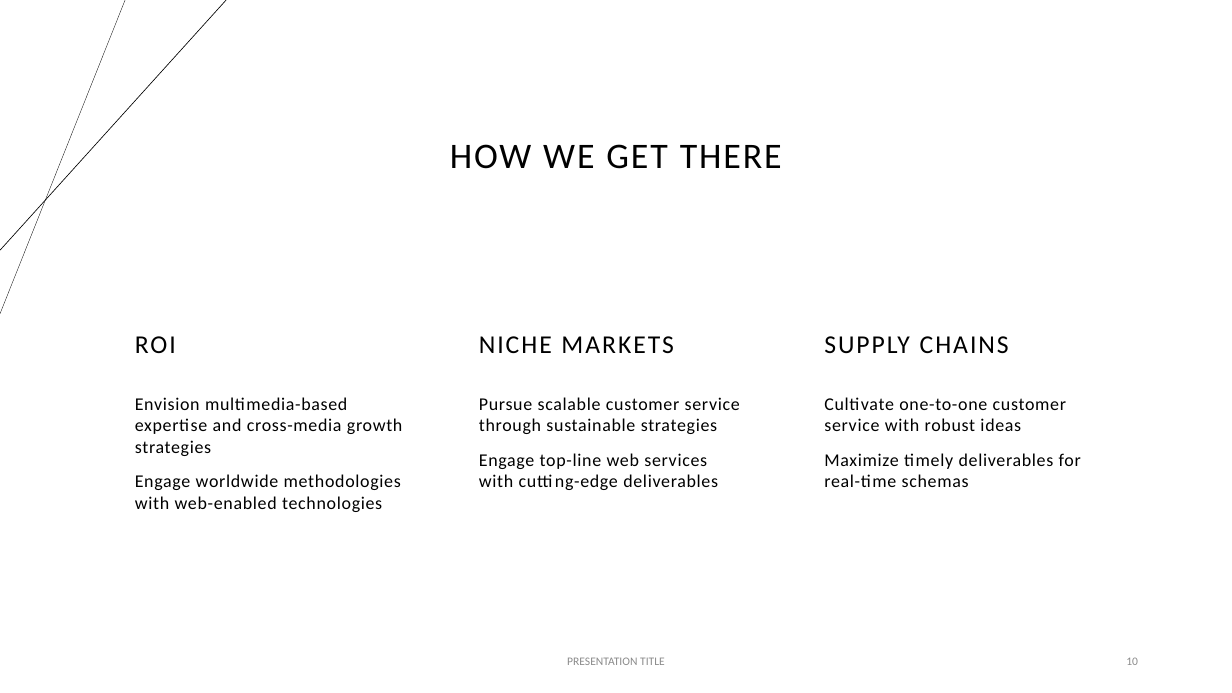
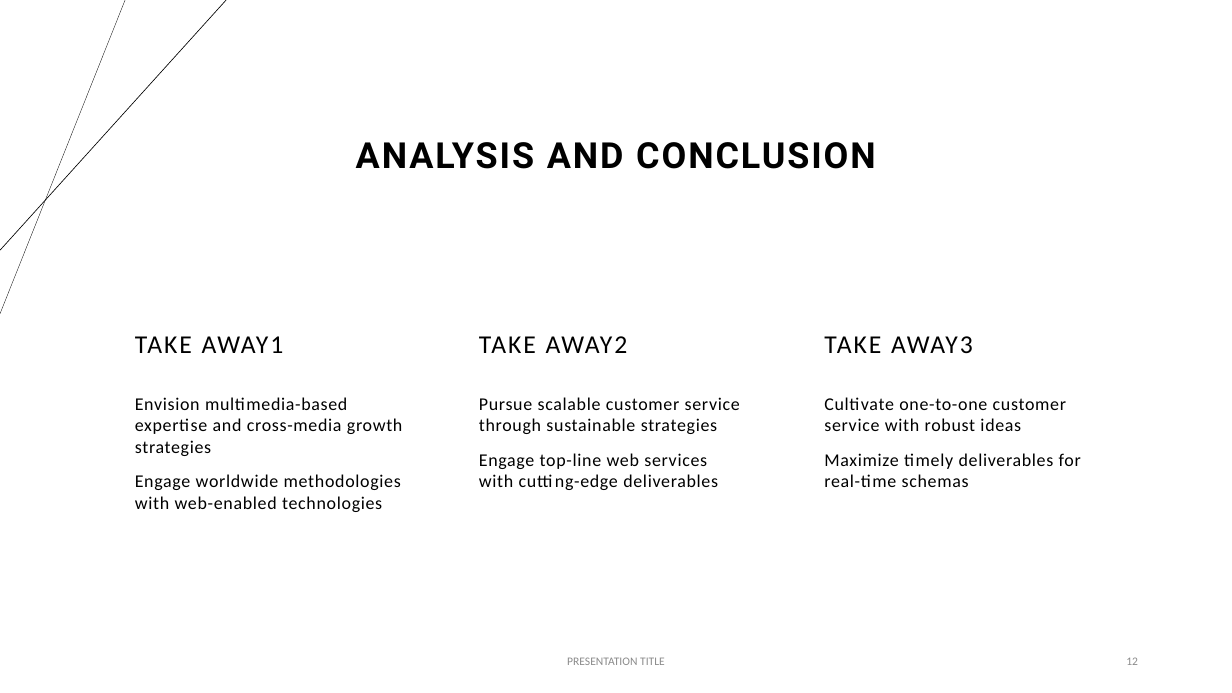
Before and after one commit to candidamg/Project_1, a slide deck: slide 12 of Presentation.pptx (slide 10 before the commit). Drawn at 1232x693 pixels with LibreOffice and Linux fonts; fonts in the diff are those of the drawing. Boxes give left, top, right and bottom in pixels: in the first picture for what was removed or moved away, otherwise in the second. Text is boxed around its words. In the diff, an @@ line names an element or a change of style, - is before the commit and + after.

```diff
--- a/Presentation.pptx
+++ b/Presentation.pptx
@@ title at (356,142,876,169): text changed; font Calibri to Roboto; bold on @@
-HOW WE GET THERE
+ANALYSIS AND CONCLUSION
@@ text at (135,336,284,353): text changed @@
-ROI
+TAKE AWAY1
@@ text at (479,336,628,353): text changed @@
-NICHE MARKETS
+TAKE AWAY2
@@ text at (824,336,973,353): text changed @@
-SUPPLY CHAINS
+TAKE AWAY3
@@ page number at (1126,657,1138,665): text changed @@
-10
+12
```
Also in this commit, not shown: 5 other slides changed, 7 slides added, 6 slides removed.
